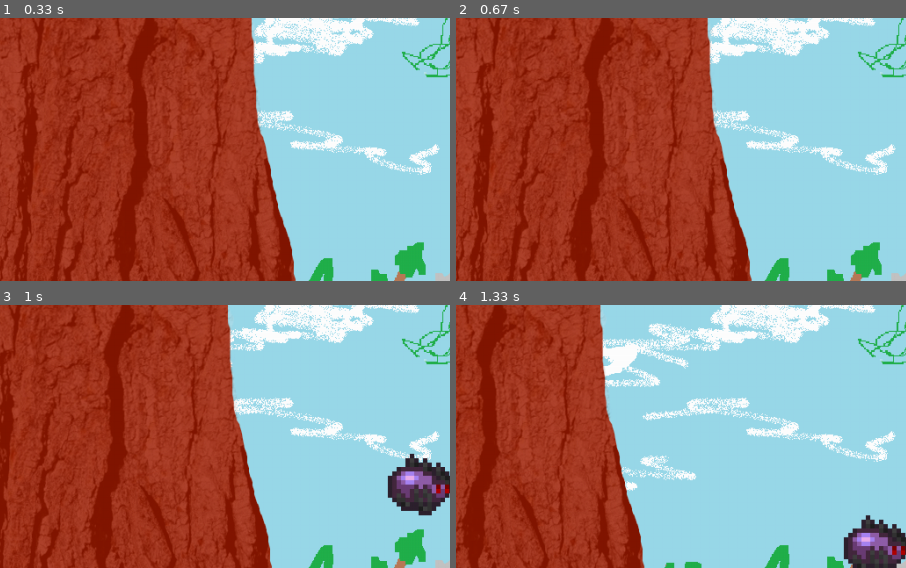
Above: before the commit, frames 1-4 (two rows, left to right).
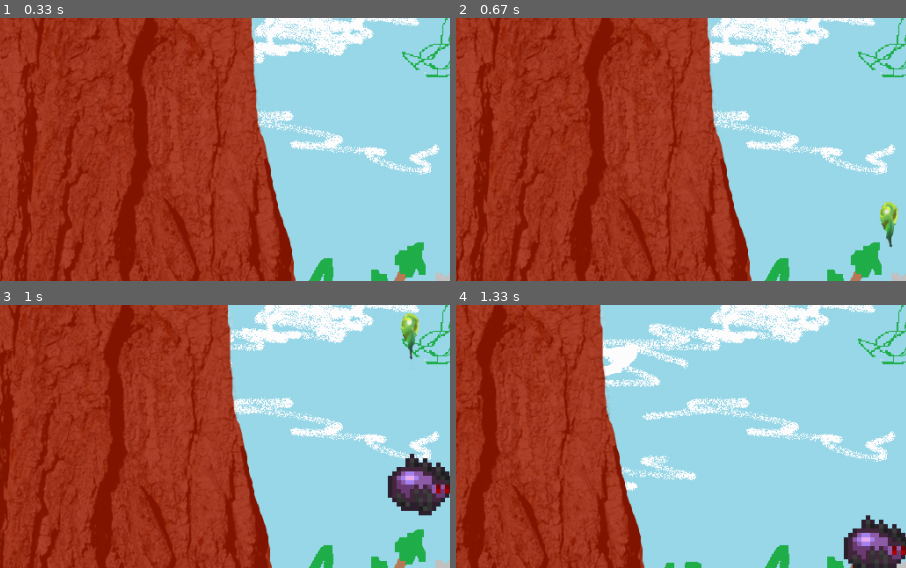
Above: after the commit, the same moments.

Repository: SwampWood/PyGame-shit
Game: pygame game, started from main.py
Same seed, same stepped clock (60 frames per second), same inputs: the game is played once before the commit and once after it.
Inputs (mouse positions are % of the whole screen's width and height, from its top left):
- Up to frame 1 (0.33 s): no input
- Up to frame 2 (0.67 s): click (50, 50) at 0.38 s
- Up to frame 3 (1 s): hold D from 0.67 s (still down); tap Space at 0.73 s
- Up to frame 4 (1.33 s): tap Space at 1.03, 1.23 s; release D at 1.13 s; hold D from 1.17 s (still down)
The pictures show only the part of the screen within x 3-53%, y 13-63%; the shares and areas given below are measured in that part.

Frame 1 is identical in both runs. In frame 2, 0.4% of the frame differs, in the area x 94-99%, y 69-88%; in frame 3, 0.4%; in frame 4, nothing differs.

Commit message:
Балансировка циферок

Diff:
--- a/main.py
+++ b/main.py
@@ -102,7 +102,7 @@
     def __init__(self):
         super().__init__(all_sprites)
         self.add(all_attacks)
-        self.damage = 50
+        self.damage = 110
         self.wait = 2
         self.frames = []
         self.cut_sheet(Bite.bite, 11)
@@ -143,7 +143,7 @@
     def __init__(self, target):
         super().__init__(all_sprites)
         self.add(all_attacks)
-        self.damage = 10
+        self.damage = 20
         self.wait = 6
         self.frames = []
         self.cut_sheet(Poison.poison, 4)
@@ -154,7 +154,7 @@
         self.y_velocity = -int(sin(radians(self.angle)) * 10)
         self.image = pygame.transform.rotate(self.frames[self.cur_frame], self.angle)
         self.mask = pygame.mask.from_surface(self.image)
-        self.rect.x, self.rect.y = player.rect.x + 60, player.rect.y + 20
+        self.rect.x, self.rect.y = player.rect.x + 30, player.rect.y
 
     def cut_sheet(self, sheet, columns):
         self.rect = pygame.Rect(0, 0, sheet.get_width() // columns,
@@ -346,7 +346,7 @@
 
 
 class Enemy(pygame.sprite.Sprite):
-    def __init__(self, x, y, sheet, count, health=50):
+    def __init__(self, x, y, sheet, count, health=100):
         super().__init__(all_sprites)
         self.add(all_enemies)
         self.health = health
@@ -386,14 +386,14 @@
                     if i.__class__.__name__ == 'Bite' and random.randint(1, 100) == 98:
                         player.health += 1
                     elif i.__class__.__name__ == 'Poison':
-                        self.poison_damage = 30
+                        self.poison_damage = 40
 
         if self.health <= 0:
             self.kill()
 
 
 class Wasp(Enemy):
-    def __init__(self, x, y, sheet, count, left_pos, right_pos, v=3, health=50):
+    def __init__(self, x, y, sheet, count, left_pos, right_pos, v=3, health=150):
         super().__init__(x, y, sheet, count, health)
         self.left_pos = left_pos
         self.right_pos = right_pos
